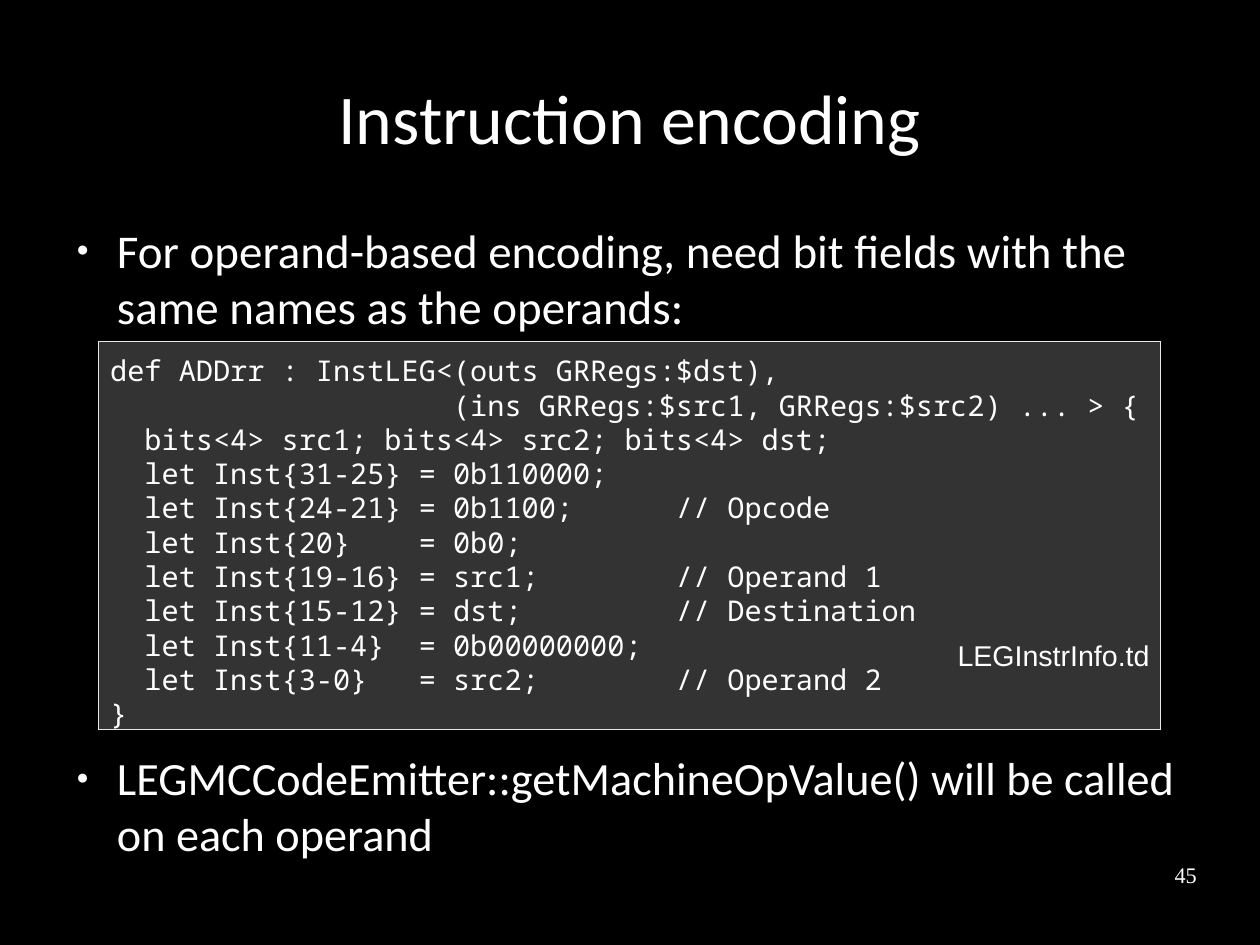
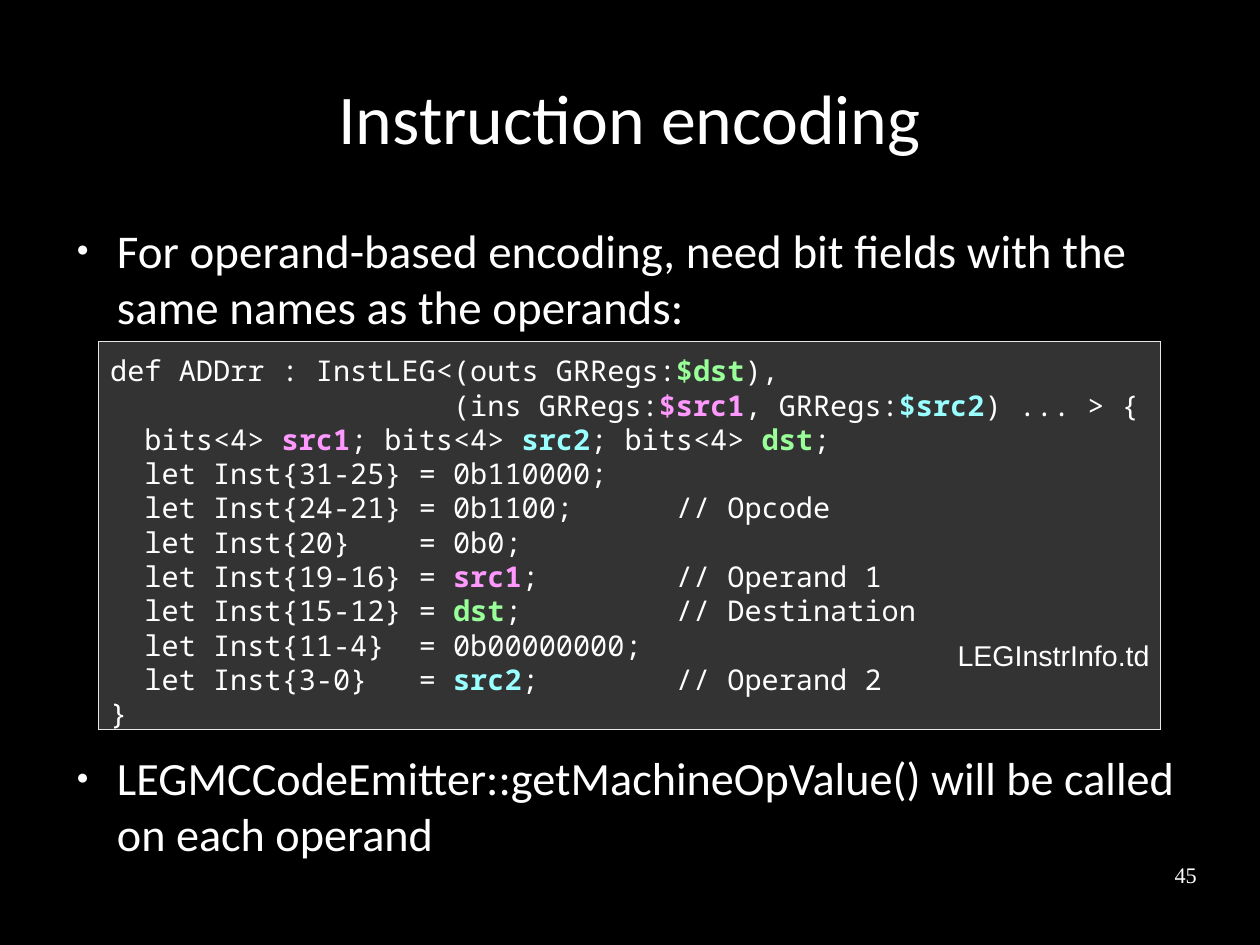
Before and after one commit to frasercrmck/llvm-leg, a slide deck: slide 45 of docs/Codeplay/Slides.odp. Drawn at 1260x945 pixels with LibreOffice and Linux fonts; fonts in the diff are those of the drawing. Boxes give left, top, right and bottom in pixels: in the first picture for what was removed or moved away, otherwise in the second. Text is boxed around its words. In the diff, an @@ line names an element or a change of style, - is before the commit and + after.

Commit message:
Highlighted operands in binary encoding slide.

```diff
--- a/docs/Codeplay/Slides.odp
+++ b/docs/Codeplay/Slides.odp
@@ text in rectangle at box(110, 359, 1002, 697): text colour #FFFFFF to #99FF99 in "GRRegs:$dst),", "dst;", "dst;"; bold on in "GRRegs:$dst),", "GRRegs:$src1, GRRegs:$src2)", "src1; src2; dst;", "src1;" and 2 more places; text colour #FFFFFF to #FF99FF in "GRRegs:$src1,", "src1;", "src1;"; text colour #FFFFFF to #99FFFF in "GRRegs:$src2)", "src2;", "src2;" @@
```
